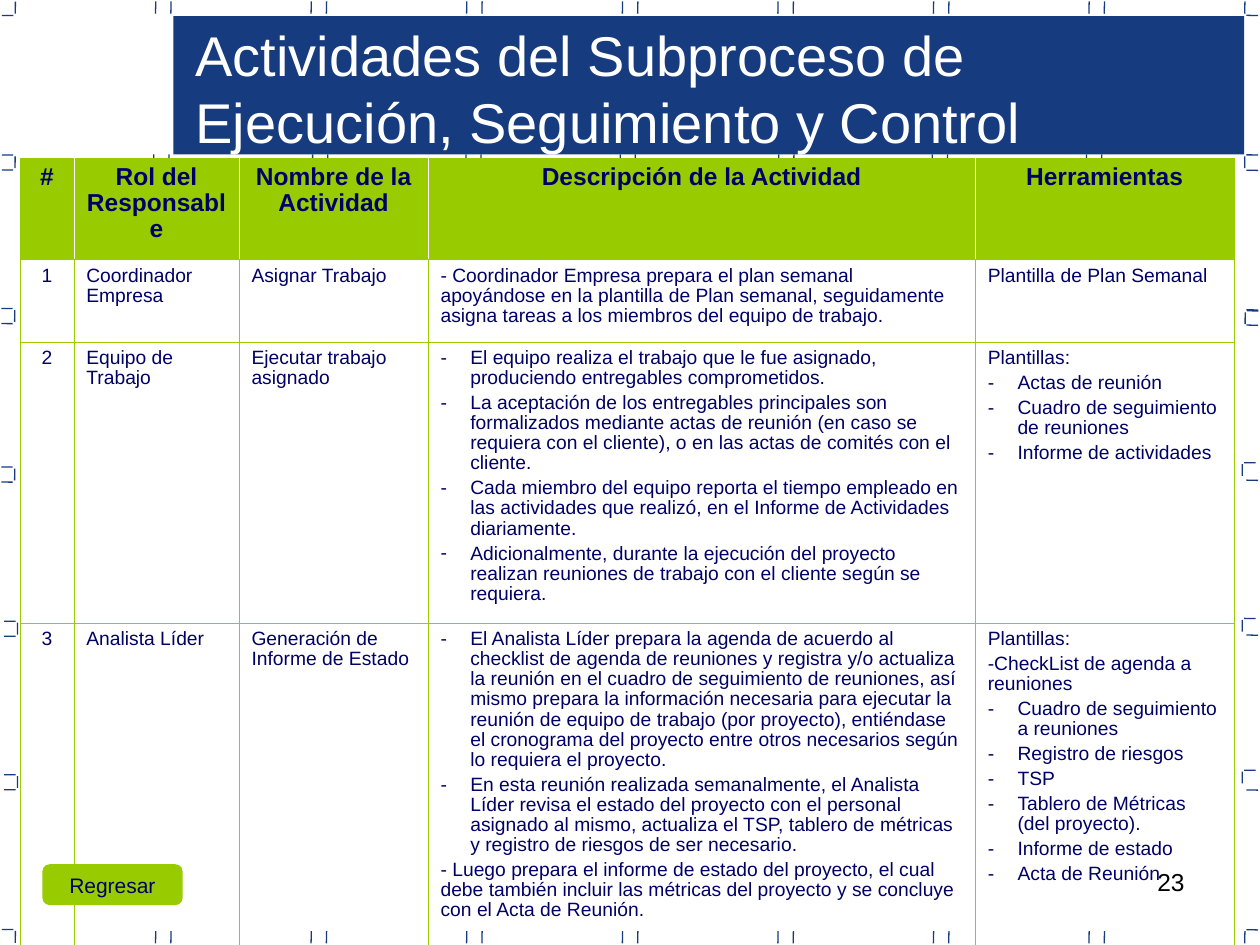
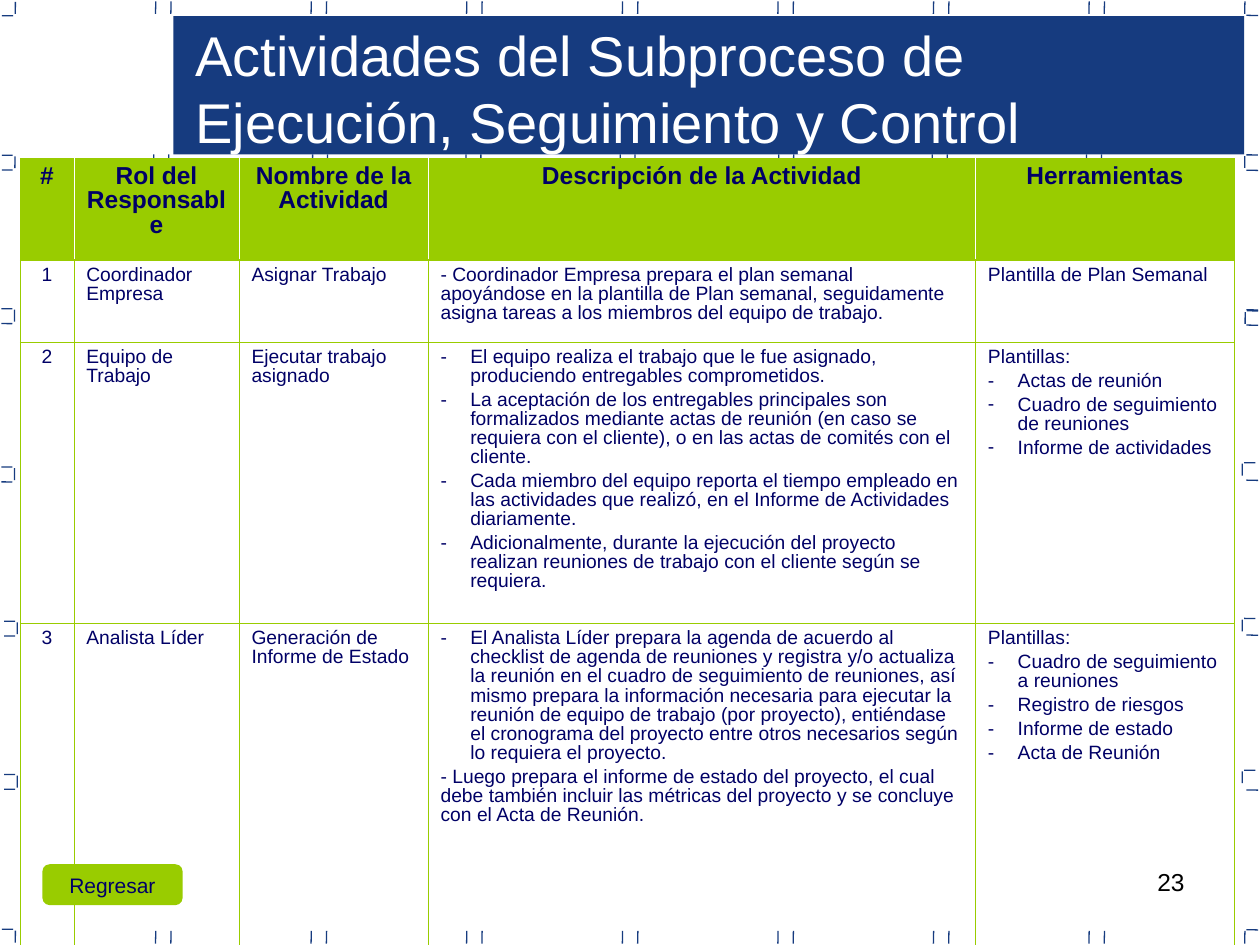
Before and after one commit to jcbv/WilsonStore, a slide deck: slide 23 of Documentacion/Area PP_PMC/Proceso de gestion de proyectos PP-PMC.ppt. Drawn at 1260x945 pixels with LibreOffice and Linux fonts; fonts in the diff are those of the drawing. Boxes give left, top, right and bottom in pixels: in the first picture for what was removed or moved away, otherwise in the second. Text is boxed around its words. In the diff, an @@ line names an element or a change of style, - is before the commit and + after.

Commit message:
Plan de gestion de proyectos

```diff
--- a/Documentacion/Area PP_PMC/Proceso de gestion de proyectos PP-PMC.ppt
+++ b/Documentacion/Area PP_PMC/Proceso de gestion de proyectos PP-PMC.ppt
@@ table at box(20, 159, 1234, 945) @@
-row 4, column 4: El Analista Líder prepara la agenda de acuerdo al checklist de agenda de reuniones y registra y/o actualiza la reunión en el cuadro de seguimiento de reuniones, así mismo prepara la información necesaria para ejecutar la reunión de equipo de trabajo (por proyecto), entiéndase el cronograma del proyecto entre otros necesarios según lo requiera el proyecto. / En esta reunión realizada semanalmente, el Analista Líder revisa el estado del proyecto con el personal asignado al mismo, actualiza el TSP, tablero de métricas y registro de riesgos de ser necesario. / - Luego prepara el informe de estado del proyecto, el cual debe también incluir las métricas del proyecto y se concluye con el Acta de Reunión.
+row 4, column 4: El Analista Líder prepara la agenda de acuerdo al checklist de agenda de reuniones y registra y/o actualiza la reunión en el cuadro de seguimiento de reuniones, así mismo prepara la información necesaria para ejecutar la reunión de equipo de trabajo (por proyecto), entiéndase el cronograma del proyecto entre otros necesarios según lo requiera el proyecto. / - Luego prepara el informe de estado del proyecto, el cual debe también incluir las métricas del proyecto y se concluye con el Acta de Reunión.
-row 4, column 5: Plantillas: / -CheckList de agenda a reuniones / Cuadro de seguimiento a reuniones / Registro de riesgos / TSP / Tablero de Métricas (del proyecto). / Informe de estado / Acta de Reunión
+row 4, column 5: Plantillas: / Cuadro de seguimiento a reuniones / Registro de riesgos / Informe de estado / Acta de Reunión
@@ line spacing 0.94 to 0.89 @@
@@ borders changed @@
```
Also in this commit, not shown: 31 other slides changed.
